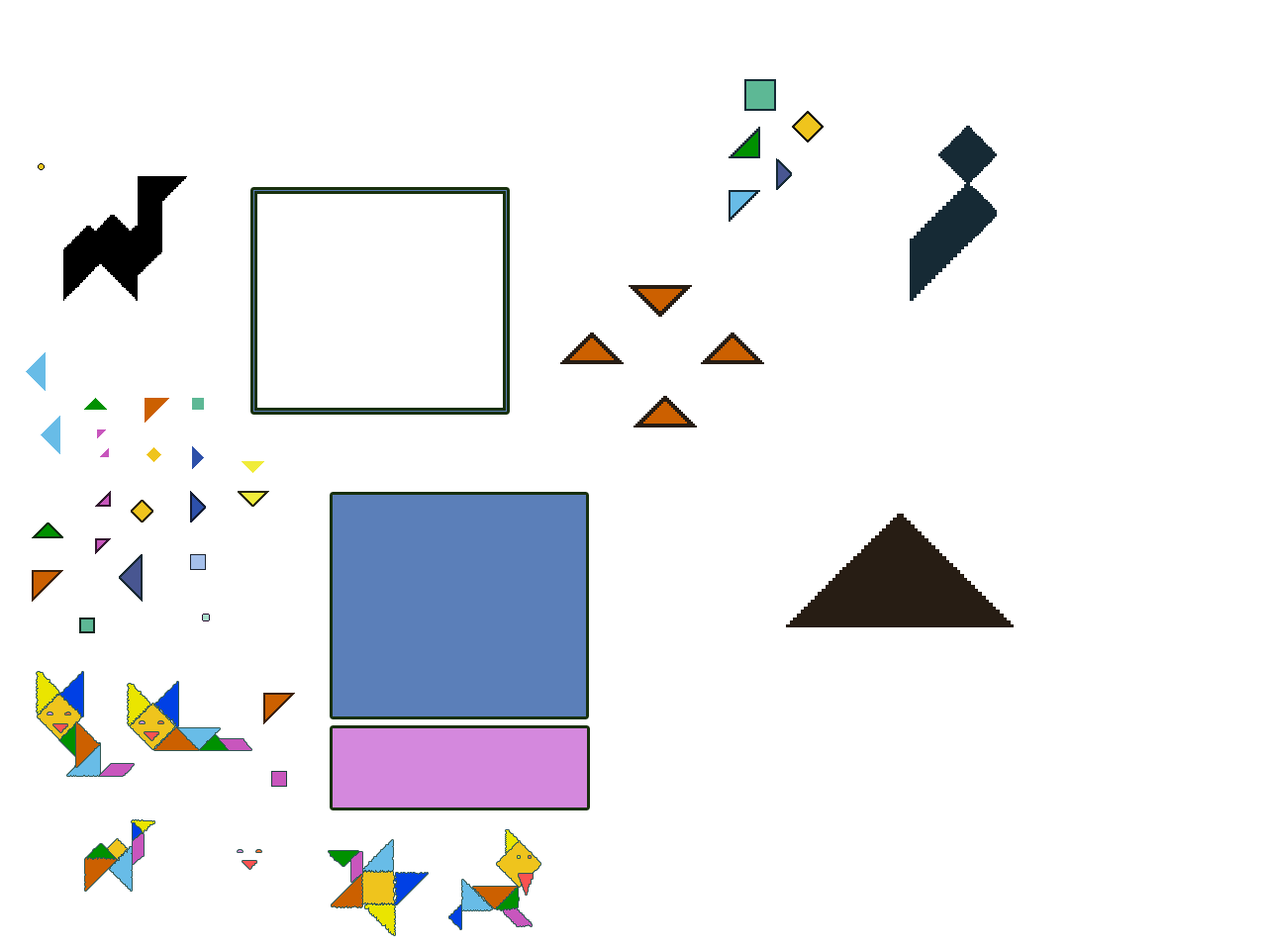
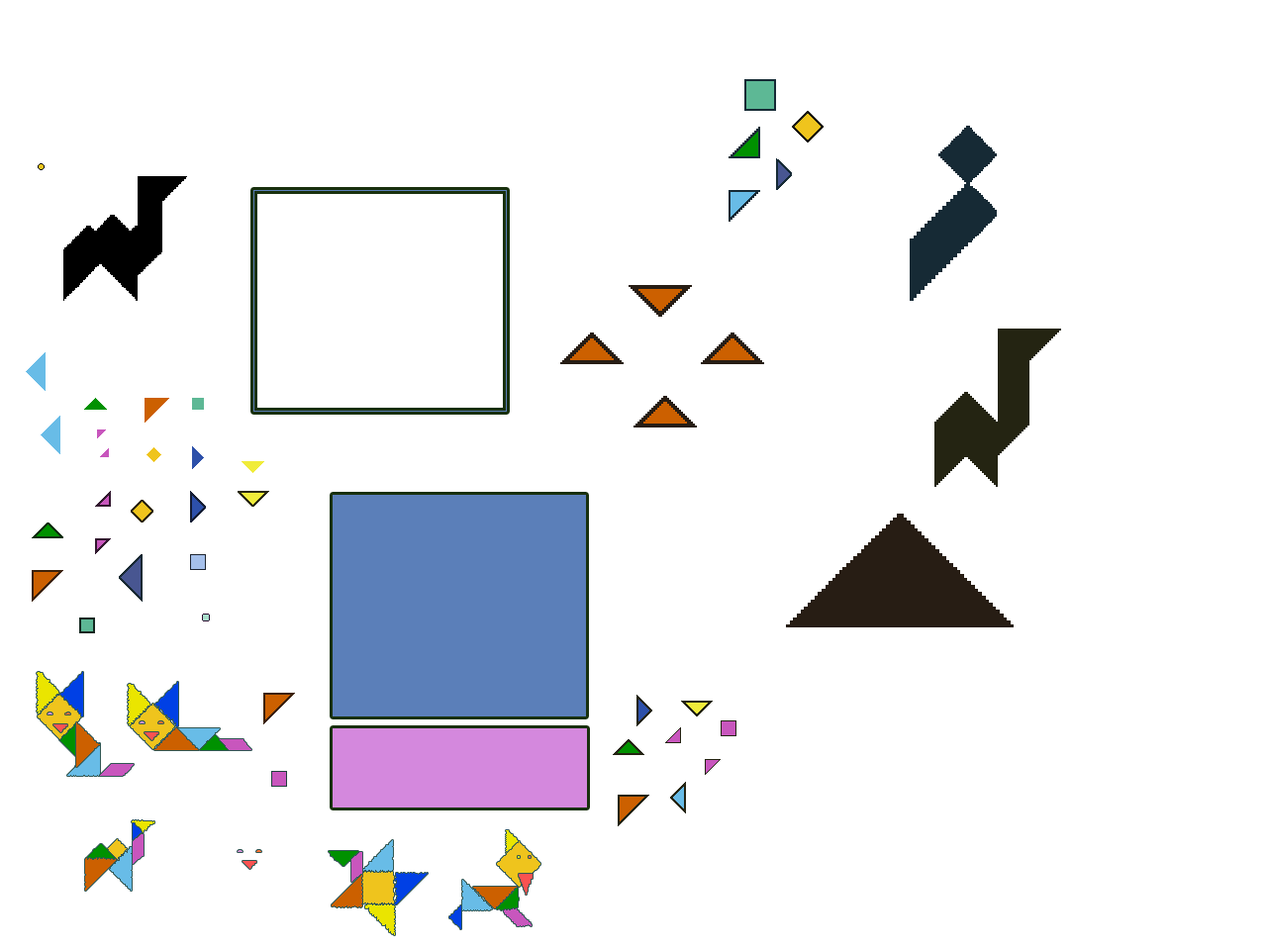
Revision of a layered 1267 × 950 image; what changed, layer by layer:
added layer "Прямоугольник 1" (1st of 3) above "Многоугольник 1 копия 12" over [720, 720, 737, 737]
added layer "Многоугольник 1 копия 12" (1st of 2) above "Многоугольник 1 копия 11" over [669, 781, 686, 814]
added layer "Многоугольник 1 копия 11" (1st of 2) above "Слой 8" over [617, 794, 650, 827]
added layer "Слой 8" above "Многоугольник 1 копия 7" over [934, 328, 1061, 487]
added layer "Многоугольник 1 копия 7" (1st of 9) above "Многоугольник 1 копия 14" over [665, 727, 681, 744]
added layer "Многоугольник 1 копия 14" (1st of 3) above "Многоугольник 1 копия 25" over [704, 759, 721, 775]
added layer "Многоугольник 1 копия 25" (1st of 2) above "Многоугольник 1 копия 7" over [680, 700, 713, 717]
added layer "Многоугольник 1 копия 7" (2nd of 9) above "Многоугольник 1 копия 8" over [636, 694, 653, 727]
added layer "Многоугольник 1 копия 8" (1st of 2) above "Слой 7" over [612, 739, 645, 756]
